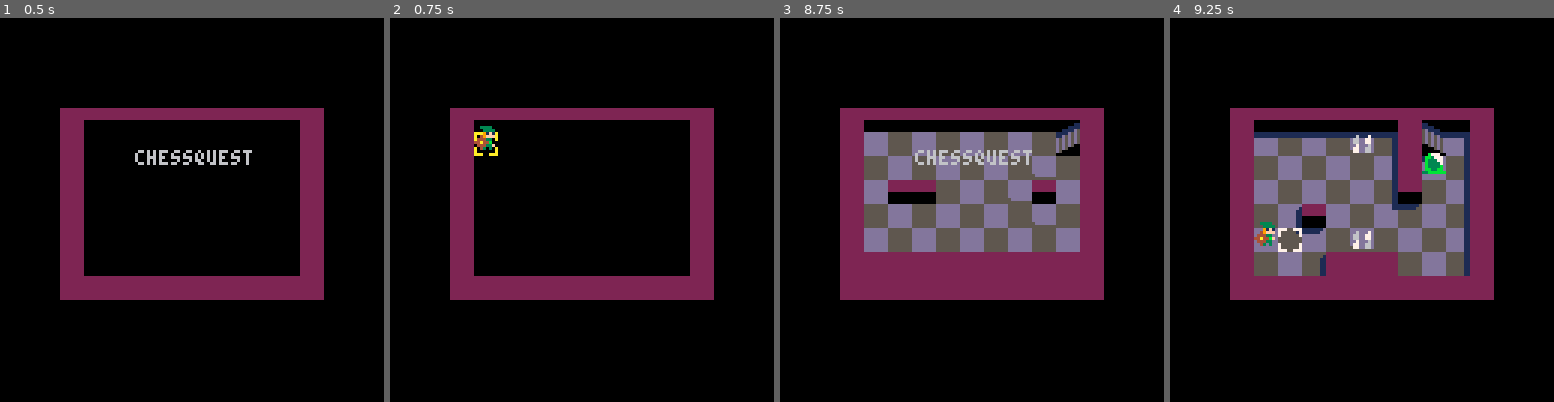
Above: before the commit, frames 1-4 (left to right).
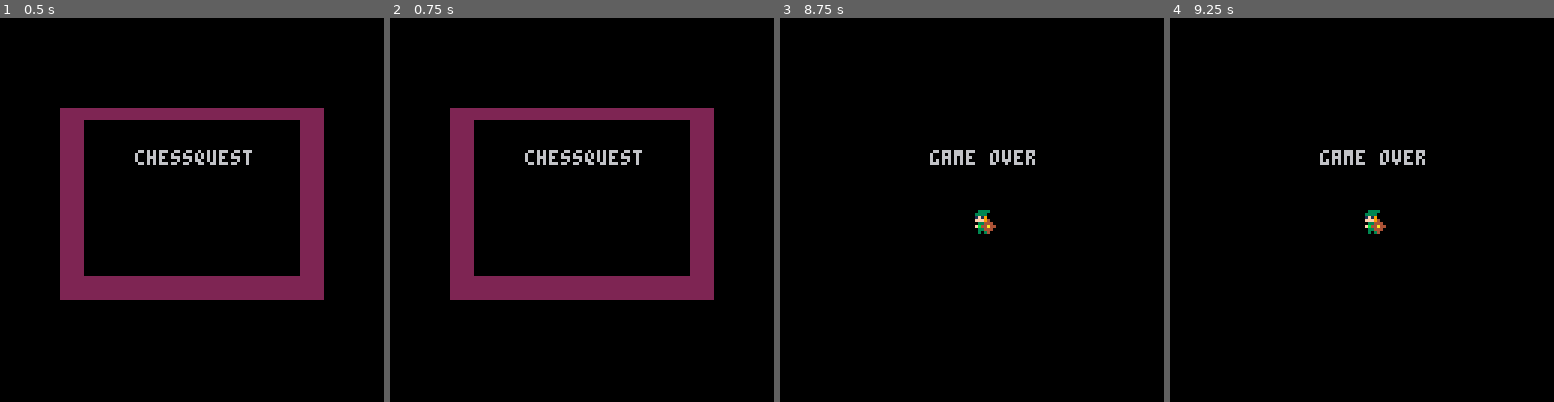
Above: after the commit, the same moments.

Repository: dakerfp/chessquest
Game: PICO-8 cartridge chess.p8
The game is run twice, just before and just after one commit, with the same random seed, the same clock (stepped at 60 frames per second) and the same inputs.
Inputs:
- Up to frame 1 (0.5 s): tap X (X key) at 0.33 s
- Up to frame 2 (0.75 s): tap O (Z key) at 0.7 s
- Up to frame 3 (8.75 s): tap X (X key) at 1.07, 1.85, 2.97, 4.08, 5.2, 6.32, 7.43, 8.55 s; hold Right 1.6-2.1 s; tap O (Z key) every 0.4 s from 1.7 to 8.5 s; hold Up 2.15-2.42 s; hold Right 2.47-3.03 s; hold Left 3.08-3.58 s; hold Down 3.63-3.97 s; hold Right 4.02-4.68 s; hold Up 4.73-5.03 s; hold Left 5.08-5.68 s; hold Down 5.73-6.03 s; hold Right 6.08-6.58 s; hold Right 6.63-7.13 s; hold Up 7.18-7.45 s; hold Right 7.5-8.07 s; hold Left 8.12-8.62 s; hold Down from 8.67 s (still down)
- Up to frame 4 (9.25 s): tap O (Z key) at 8.9 s; release Down at 9 s; hold Right from 9.05 s (still down)

Frame 1 is identical in both runs. In frame 2, 0.9% of the frame differs, in the area x 21-66%, y 28-39%; in frame 3, 32%; in frame 4, 32%, in the area x 15-85%, y 23-74%.

Commit message:
_update now handles a proper state machine
Now the states are returned intead of being globally modified

Diff:
--- a/chess.p8
+++ b/chess.p8
@@ -322,8 +322,7 @@
 
 function _init()
 	level = 0
-	_update = s_home
-	_draw = draw_home
+	curr_state = s_home
 end
 
 function over_dead_slime(e)
@@ -405,17 +404,6 @@
 			if part.after != nil then part.after() end
 			del(particles, part)
 		end
-	end
-end
-
--- states --
-
-function s_idle()
-	update_animation()
-	show_hint = true
-	if move_cursor(p) then
-		_update = s_player
-		show_hint = false
 	end
 end
 
@@ -460,10 +448,25 @@
 	p.hp = 0
 end
 
+-- states --
+
+function s_idle()
+	_draw = draw_game
+	update_animation()
+	show_hint = true
+	if move_cursor(p) then
+		show_hint = false
+		return s_player
+	end
+	return s_idle
+end
+
+
 function s_player()
+	_draw = draw_game
 	update_animation()
 	sfx(10)
-	_update = animate(p,p.cx,p.cy,function ()
+	return animate(p,p.cx,p.cy,function ()
 		e = get_enemy_at(p.x,p.y)
 		if e != nil then
 			if e.t == e_spinner or e.t == e_fire_elem then
@@ -472,26 +475,28 @@
 				kill(e)
 			end
 		end
-		_update = s_traps
+		return s_traps
 	end)
 end
 
 function s_die()
+	_draw = draw_game
 	sfx(12)
 	update_animation()
+	return s_dead
+end
+
+function s_dead()
 	_draw = draw_game_over
-	_update = s_dead
-end
-
-function s_dead()
 	update_animation()
 	if btn(4) and btn(5) then
 		_init()
 	end
+	return s_dead
 end
 
 function s_traps()
-	_update = s_enemies
+	_draw = draw_game
 	for trap in all(traps) do
 		trap.i = (trap.i + 1) % trap.t
 		if trap.i == 0 then
@@ -501,64 +506,58 @@
 				kill(e)
 			elseif trap.x == p.x and trap.y == p.y then
 				die()
-				_update = s_die
+				return s_die
 			end
 		end
 	end
+	return s_enemies
 end
 
 idx = 1
 function s_enemies()
+	_draw = draw_game
+
 	update_animation()
 	if #particles > 0 then -- end all animations before proceeding
-		return
+		return s_enemies
 	end
 
 	if idx > #enemies then
-		_update = s_check
 		idx = 1
-		return
+		return s_check
 	end
 
 	e = enemies[idx]
+	idx += 1
+	sfx(13)
 	if e.t == e_bat then
-		sfx(13)
-		animate_move(e, move_bat)
+		return animate_move(e, move_bat)
 	elseif e.t == e_red_bat then
-		sfx(13)
-		animate_move(e, move_red_bat)
+		return animate_move(e, move_red_bat)
 	elseif e.t == e_spinner then
-		sfx(13)
-		animate_move(e, move_spinner)
+		return animate_move(e, move_spinner)
 	elseif e.t == e_slime then
-		sfx(13)
-		animate_move(e, move_slime)
+		return animate_move(e, move_slime)
 	elseif e.t == e_skeleton then
-		sfx(13)
-		animate_move(e, move_skeleton)
+		return animate_move(e, move_skeleton)
 	elseif e.t == e_kobold then
-		sfx(13)
-		animate_move(e, move_kobold)
+		return animate_move(e, move_kobold)
 	elseif e.t == e_ghost then
-		sfx(13)
-		animate_move(e, move_ghost)
+		return animate_move(e, move_ghost)
 	elseif e.t == e_ember then
-		sfx(13)
-		animate_move(e, move_ember)
+		return animate_move(e, move_ember)
 	elseif e.t == e_fire_elem then
-		sfx(13)
-		animate_move(e, move_fire_elem)
+		return animate_move(e, move_fire_elem)
 	elseif e.t == e_knight then
-		sfx(13)
-		animate_move(e, move_knight)
-	end
-	idx += 1
+		return animate_move(e, move_knight)
+	end
+	return s_enemies
 end
 
 function animate_move(e, move)
-	next_s = _update
 	x, y = move(e)
-	_update=animate(e,x,y, function()
+	saved_state = curr_state
+	return animate(e,x,y, function()
 		if e.x == p.x and e.y == p.y then
 			die()
 		elseif e.t == e_spinner then
@@ -568,60 +567,59 @@
 				end
 			end
 		end
-		_update = next_s
+		return saved_state
 	end)
 end
 
 function animate(e, tx, ty, after)
 	a, fs = 0, 8 -- frames
 	fx, fy = e.x, e.y
-	return function()
+	f = function()
+		_draw = draw_game
 		update_animation()
 		a += 1
 		if a >= fs then
 			e.x, e.y = tx, ty
-			_update = after
-		else
-			e.x = (fx * (fs - a) + tx * a) / fs
-			e.y = (fy * (fs - a) + ty * a) / fs
-		end
-	end
+			return after
+		end
+		e.x = (fx * (fs - a) + tx * a) / fs
+		e.y = (fy * (fs - a) + ty * a) / fs
+		return f
+	end
+	return f
 end
 
 function s_check()
+	_draw = draw_game
+
 	if p.hp == 0 then
-		_update = s_die
+		return s_die
 	elseif hits_stairs(p.x,p.y) then
 		sfx(9)
-		_update = s_next_level
- 	else
-		_update = s_idle
-	end
+		return s_next_level
+ 	end
+	return s_idle
 end
 
 level = 0
 function s_next_level()
 	level += 1
-	if level <= 10 then
-		enemies = {}
-		particles = {}
-		init_random_level(3 * level)
-		_update = s_idle
-	else
-		_update = s_dead
-		_draw = draw_win()
-	end
+	if level > 10 then
+		return s_dead
+	end
+	enemies = {}
+	particles = {}
+	init_random_level(3 * level)
+	return s_idle
 end
 
 function s_home()
+	_draw = draw_home
 	update_animation()
 	if btn(4) and not btn(5) then
-		_update = s_next_level
-		_draw = draw_game
-	else
-		_update = s_home
-		_draw = draw_home
-	end
+		return s_next_level
+	end
+	return s_home
 end
 
 show_hint = true
@@ -631,6 +629,12 @@
 	else
 		spr(19, x, y)
 	end
+end
+
+curr_state = s_home
+_draw = draw_home
+function _update()
+	curr_state = curr_state()
 end
 
 function particle_explosion(x,y,r,after)
